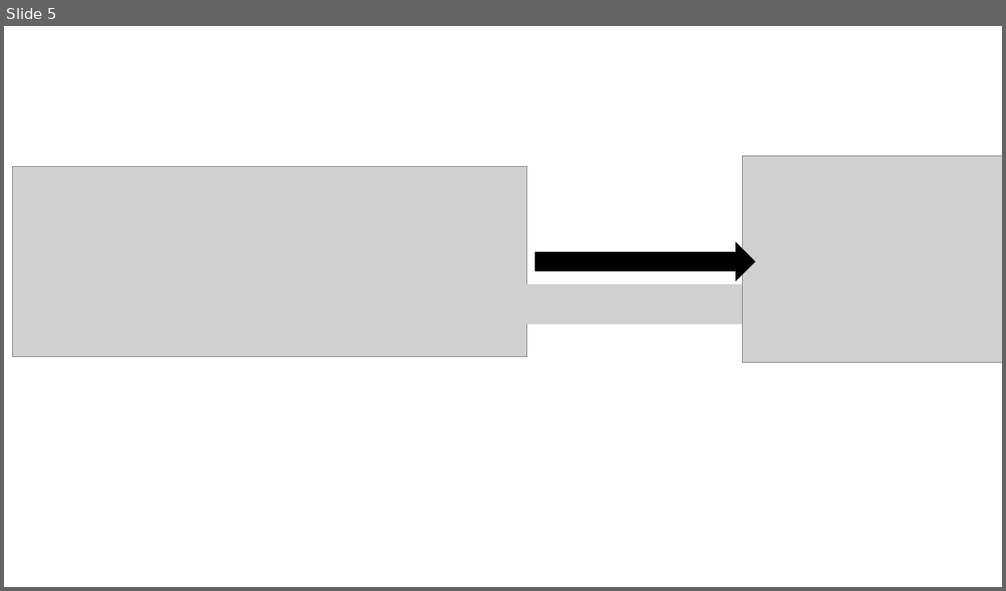
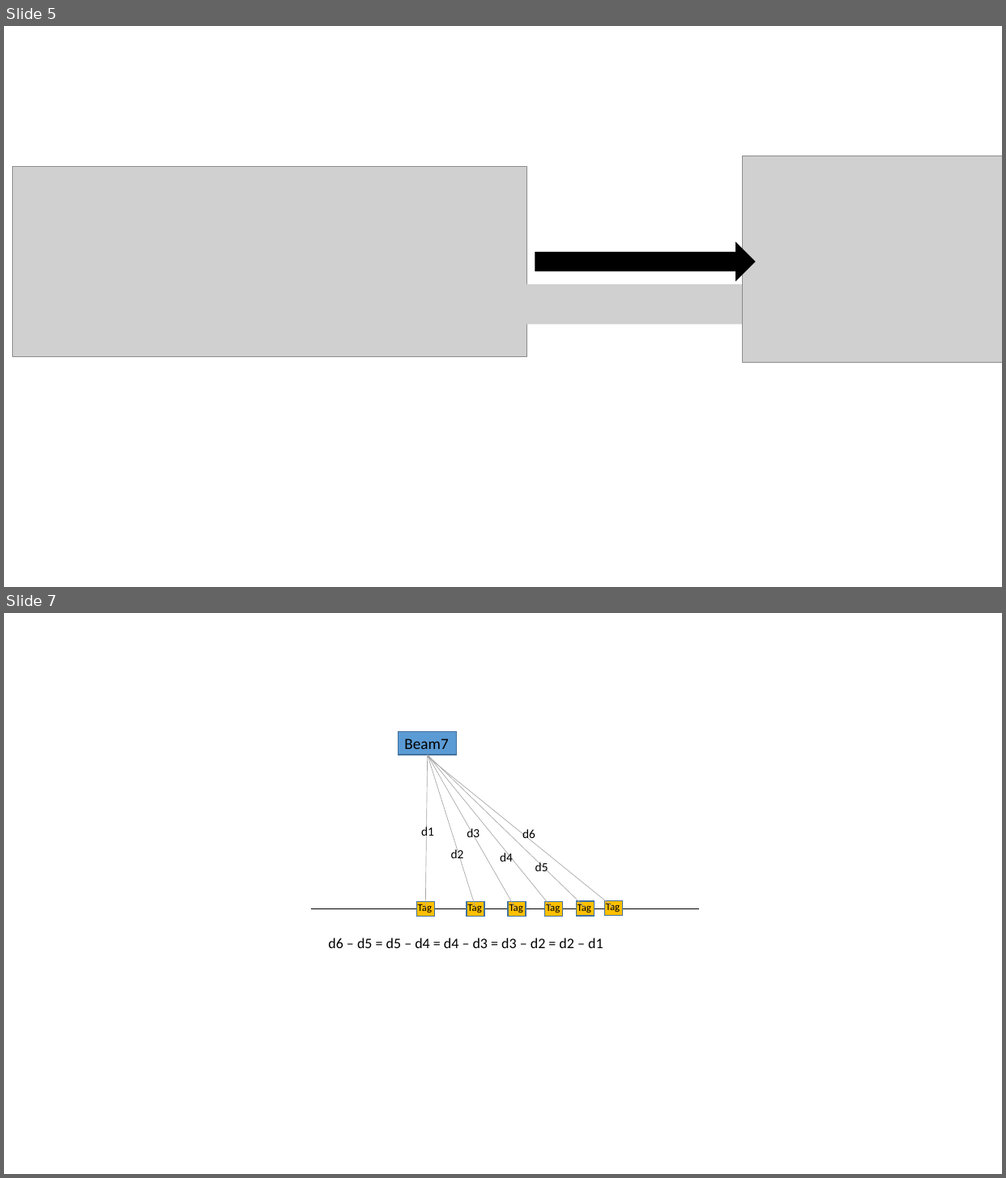
Before and after one commit to Allen-Wang-PW/Graduate_Project, a slide deck: 毕业论文/xArray/pic.pptx. Shown one above the other, each under a label of ours: slide 5 before the commit, slides 5 and 7 after it; the slides between them are not shown. The pictures are 1006x591 and 1006x1178 pixels, drawn with LibreOffice and Linux fonts; fonts in the diff are those of the drawing; grey boxes stand for pictures. Boxes give left, top, right and bottom in pixels: in the first picture for what was removed or moved away, otherwise in the second. Text is boxed around its words. In the diff, an @@ line names an element or a change of style, - is before the commit and + after.

```diff
--- a/毕业论文/xArray/pic.pptx
+++ b/毕业论文/xArray/pic.pptx
@@ slide 7 added at <box>4,613,1002,1174</box>, background #FFFFFF @@
@@ group added at <box>311,731,699,948</box>: 14 texts, 7 rectangles, 7 lines @@
+Beam7
+Tag
+Tag
+Tag
+Tag
+Tag
+Tag
+d1
+d2
+d5
+d6
+d4
+d3
+d6 – d5 = d5 – d4 = d4 – d3 = d3 – d2 = d2 – d1
```
Also in this commit, not shown: 1 slide changed, 3 other slides added, 1 slide removed, 1 other file.
